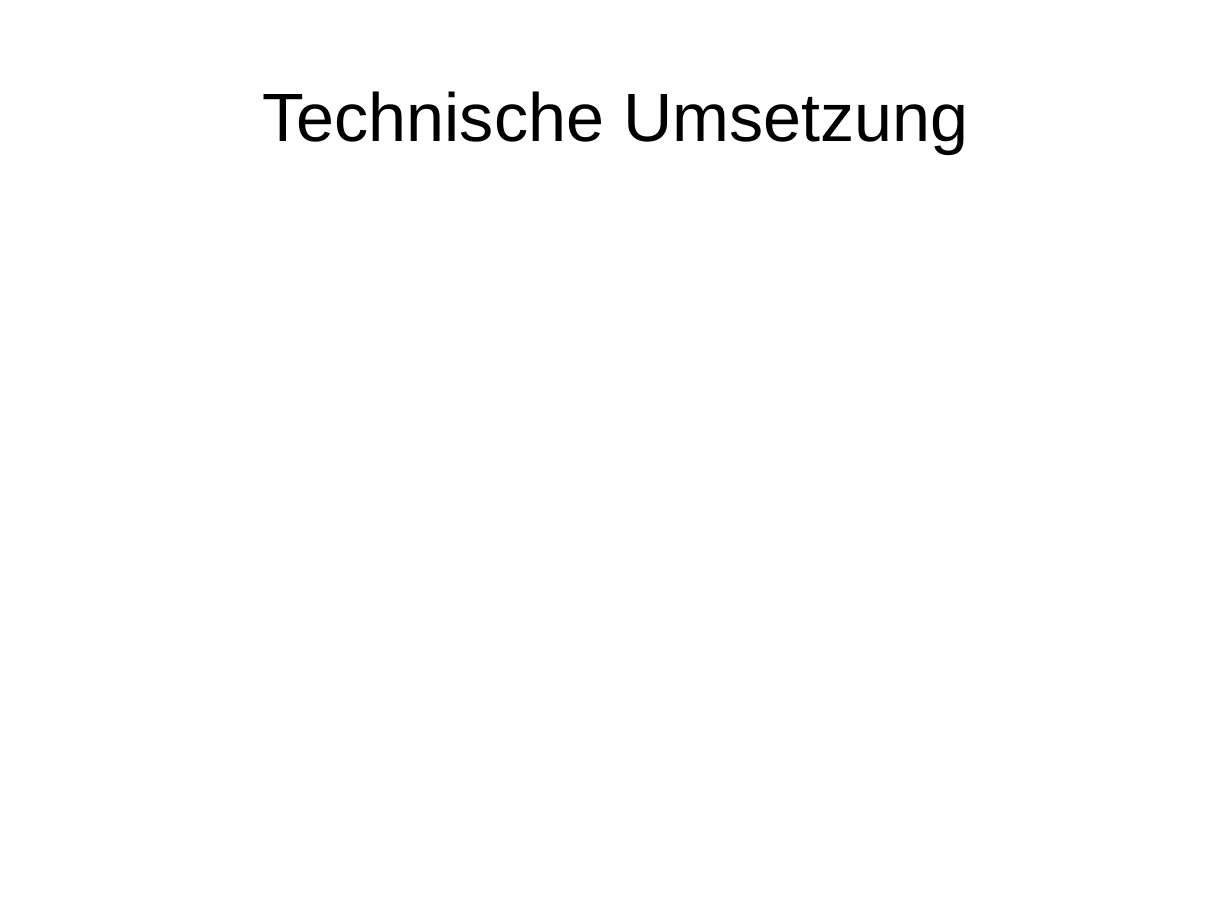
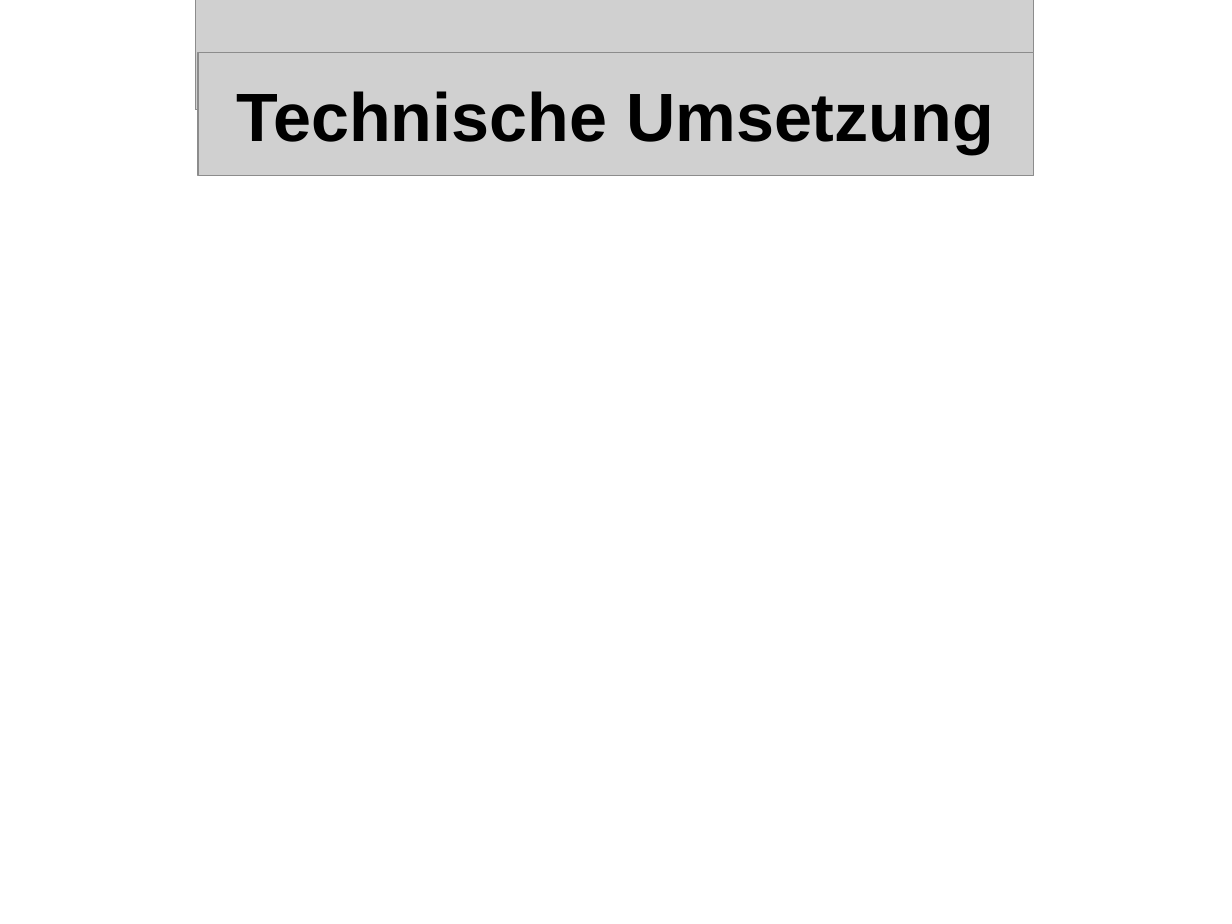
Before and after one commit to streber91/3D-Game-Project, a slide deck: slide 12 of Documents/Präsentationen/Underlord Abschlusspräsentation.odp. Drawn at 1232x924 pixels with LibreOffice and Linux fonts; fonts in the diff are those of the drawing; grey boxes stand for pictures; background and template pictures are left out. Boxes give left, top, right and bottom in pixels: in the first picture for what was removed or moved away, otherwise in the second. Text is boxed around its words. In the diff, an @@ line names an element or a change of style, - is before the commit and + after.

```diff
--- a/Documents/Präsentationen/Underlord Abschlusspräsentation.odp
+++ b/Documents/Präsentationen/Underlord Abschlusspräsentation.odp
@@ picture added at bbox=[196, 0, 1034, 110] @@
@@ title "Technische Umsetzung" at bbox=[237, 91, 994, 153]: bold on @@
@@ picture added at bbox=[198, 53, 1034, 177] @@
```
Also in this commit, not shown: 12 other slides changed, 7 slides added, 5 slides removed.
